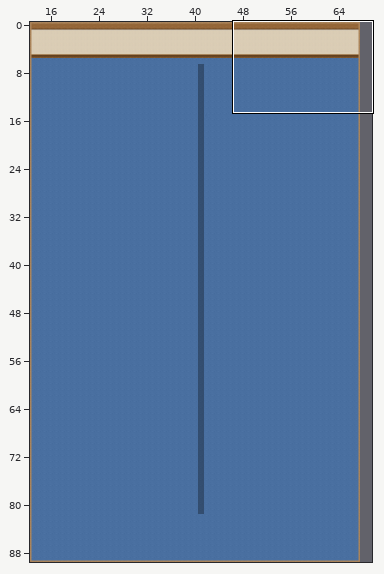
One commit to this Tiled map (JSON): main/resources/worlds/officefloor2.json. Above: a wide view before the commit, with the close-up outlined.
Close-up. Earlier state:
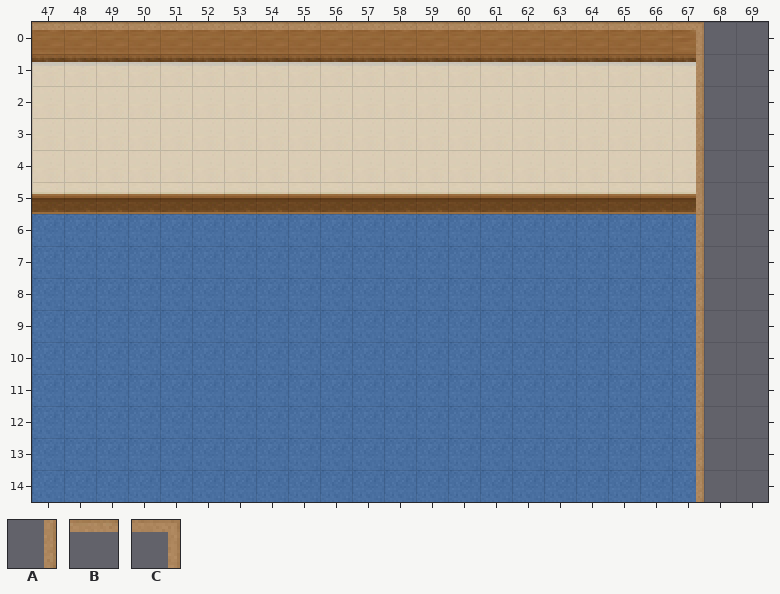
Cells are 16x16 px. Shown: x 47..69, y 0..14. The commit also changed other parts of the map, which this record leaves out.
Key: from "indoor_tileset": A 16 turned 180, B 16 turned 90, C 23 turned 180.
_ is an empty cell.
Layers that did not change in this view are not listed.
Layer "edges" before, first column x 47:
 0 BBBBBBBBBBBBBBBBBBBBC__
 1 ____________________A__
 2 ____________________A__
 3 ____________________A__
 4 ____________________A__
 5 ____________________A__
 6 ____________________A__
 7 ____________________A__
 8 ____________________A__
 9 ____________________A__
10 ____________________A__
11 ____________________A__
12 ____________________A__
13 ____________________A__
14 ____________________A__
And afterwards:
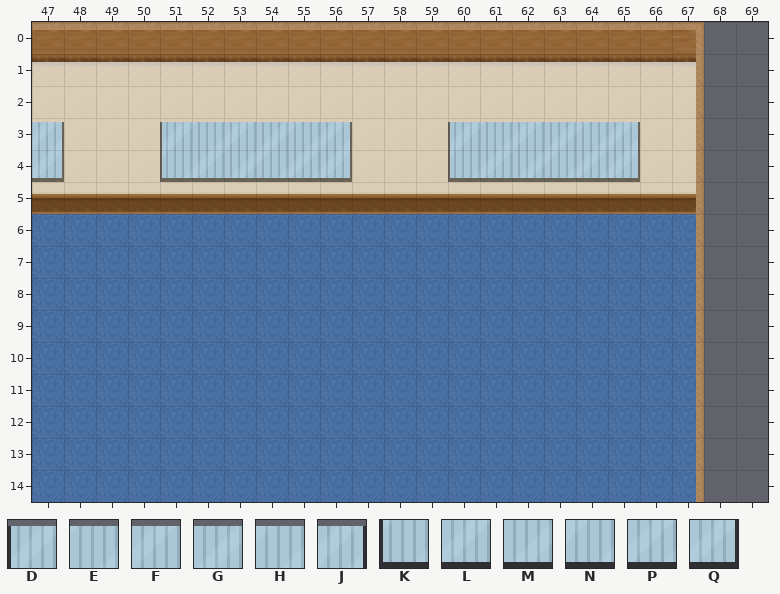
Further tiles: from "Window6_tilesheet": D 0, E 1, F 2, G 3, H 4, J 5, K 6, L 7, M 8, N 9, P 10, Q 11.
What changed:
Changed rows in their new state; . is an unchanged cell.
Layer "edges":
first column x 47:
 3 J...DEFGHJ...DEFGHJ
 4 Q...KLMNPQ...KLMNPQ
